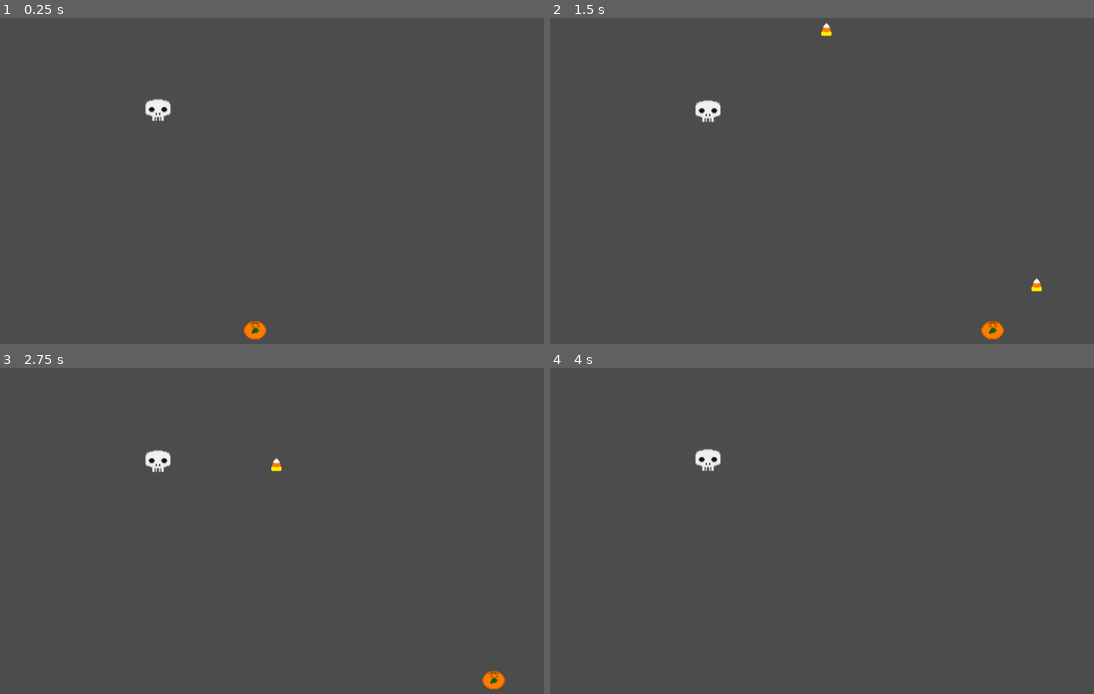
Above: before the commit, frames 1-4 (two rows, left to right).
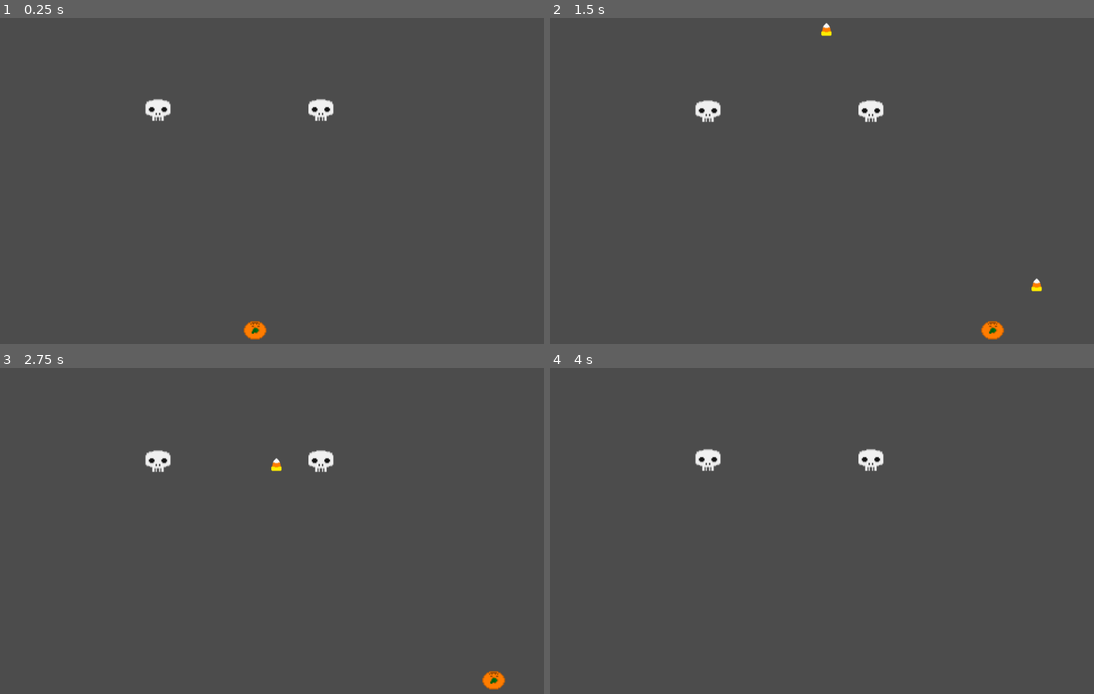
Above: after the commit, the same moments.

Repository: jdibble21/MJ-Spooky-Invaders
Game: Godot game, scene res://src/Level.tscn
Two runs of this game, one before a commit and one after it. Both use one fixed random seed, a clock stepped at 60 frames per second and the inputs below. The project has no main scene, so this scene is started directly.
Inputs:
- Up to frame 1 (0.25 s): no input
- Up to frame 2 (1.5 s): hold Right (move_right) 0.53-1.28 s; tap Space (fire) at 0.6, 1.35 s; hold Left (move_left) from 1.28 s (still down)
- Up to frame 3 (2.75 s): release Left (move_left) at 2.03 s; hold Right (move_right) from 2.03 s (still down); tap Space (fire) at 2.1 s
- Up to frame 4 (4 s): tap Space (fire) at 2.85, 3.6 s; release Right (move_right) at 3.53 s; hold Left (move_left) from 3.53 s (still down)

The runs differ from the first frame. In frame 1, 0.2% of the frame differs, in the area x 56-62%, y 24-32%; in frame 2, 0.2%; in frame 3, 0.2%; in frame 4, 0.2%.

Commit message:
Add raycast to check for player

Diff:
--- a/project/src/Enemy.gd
+++ b/project/src/Enemy.gd
@@ -1,12 +1,16 @@
 extends KinematicBody2D
 
+onready var raycaster = $PlayerChecker
 
 func _ready():
 	$AnimatedSprite.play("idle")
 
+func _physics_process(delta):
+	if raycaster.is_colliding():
+		print("see player!!")
 
 
-func _on_HitBox_area_entered(area):
+func _on_HitBox_area_entered(_area):
 	var timer = Timer.new()
 	timer.set_wait_time(0.25)
 	add_child(timer)
--- a/project/src/Enemy.tscn
+++ b/project/src/Enemy.tscn
@@ -31,7 +31,9 @@
 [sub_resource type="CircleShape2D" id=3]
 radius = 23.8158
 
-[node name="Enemy" type="KinematicBody2D"]
+[node name="Enemy" type="KinematicBody2D" groups=[
+"invader",
+]]
 position = Vector2( 325.417, 167.471 )
 script = ExtResource( 3 )
 
@@ -46,4 +48,8 @@
 
 [node name="CollisionShape2D" type="CollisionShape2D" parent="HitBox"]
 shape = SubResource( 3 )
+
+[node name="PlayerChecker" type="RayCast2D" parent="."]
+enabled = true
+cast_to = Vector2( 0, 500 )
 [connection signal="area_entered" from="HitBox" to="." method="_on_HitBox_area_entered"]
--- a/project/src/Level.tscn
+++ b/project/src/Level.tscn
@@ -8,3 +8,6 @@
 [node name="Player" parent="." instance=ExtResource( 1 )]
 
 [node name="Enemy" parent="." instance=ExtResource( 2 )]
+
+[node name="Enemy2" parent="." instance=ExtResource( 2 )]
+position = Vector2( 612.163, 167.471 )
--- a/project/src/Player.gd
+++ b/project/src/Player.gd
@@ -4,14 +4,16 @@
 const BULLET = preload("res://src/PlayerBullet.tscn")
 export var velocity := 600
 var _current_pos := Vector2()
-var _regular_fire_speed := true
+
+var _elapsed := 0
 func _ready():
 	pass
 
 
 func _process(delta):
+
 	if Input.is_action_just_pressed("fire"):
-		_fire()
+			_fire()
 	if Input.is_action_pressed("move_left"):
 		_current_pos.x -= velocity * delta
 	if Input.is_action_pressed("move_right"):
--- a/project/src/Player.tscn
+++ b/project/src/Player.tscn
@@ -17,5 +17,7 @@
 position = Vector2( 493.946, 557.299 )
 shape = SubResource( 1 )
 
-[node name="Muzzle" type="Position2D" parent="."]
-position = Vector2( 493.915, 546.724 )
+[node name="Muzzle" type="Position2D" parent="." groups=[
+"player",
+]]
+position = Vector2( 493.919, 546.575 )
--- a/project/src/PlayerBullet.gd
+++ b/project/src/PlayerBullet.gd
@@ -1,3 +1,5 @@
+# Controls player projectile velocity and deletes itself if
+# an object is hit or edge of screen is reached
 extends Area2D
 
 const SPEED := 600
@@ -9,8 +11,6 @@
 	position += transform.y * -SPEED * delta
 	if position.y <= 0:
 		queue_free()
-		print("offscreen deleted!")
-
 
 
 func _on_PlayerBullet_body_entered(body):
Not shown, changed: README.md
